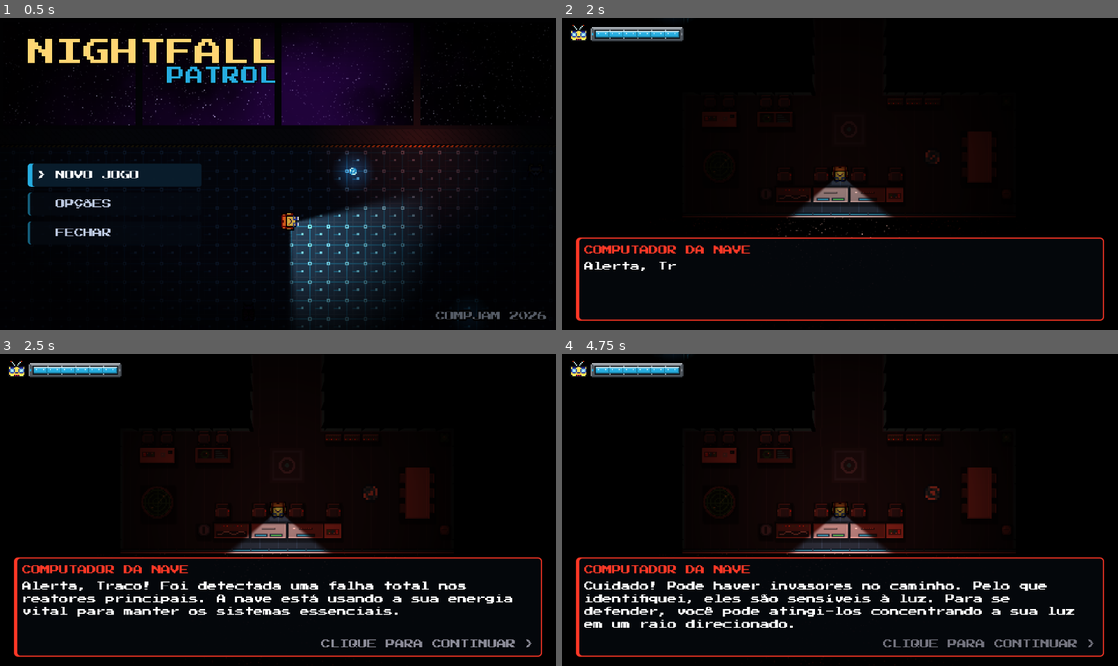
Above: before the commit, frames 1-4 (two rows, left to right).
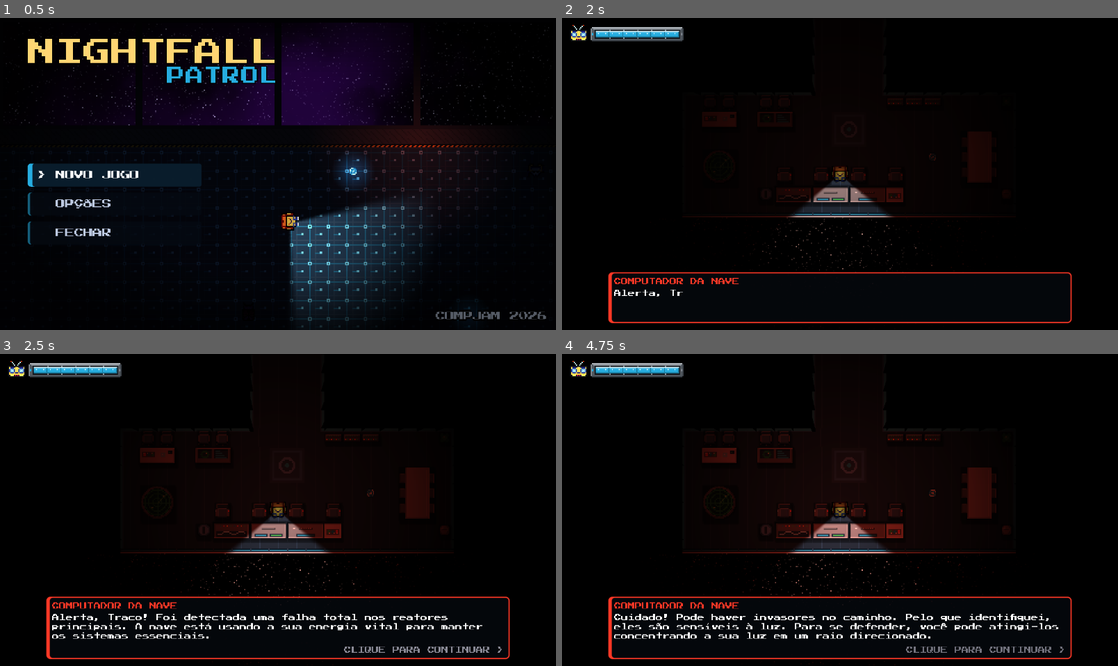
Above: after the commit, the same moments.

Repository: GabrielFinkler/compjam-2026
Game: Godot game, scene res://Scenes/menu_principal.tscn
Same seed, same stepped clock (60 frames per second), same inputs: the game is played once before the commit and once after it.
Inputs (mouse positions are in pixels of both pictures, inside the frame that each line leads up to):
- Up to frame 1 (0.5 s): no input
- Up to frame 2 (2 s): click "> NOVO JOGO" at 0.5 s; tap Enter (ui_accept) at 1.25, 1.52 s; move the mouse to (962, 158) at 1.27 s; hold D (mover_direita) from 1.28 s (still down); hold E (interagir) from 1.28 s (still down); click (962, 158) at 1.42 s
- Up to frame 3 (2.5 s): release D (mover_direita) at 2 s; release E (interagir) at 2 s; drag from (166, 525) to (372, 494) at 2.02 s
- Up to frame 4 (4.75 s): move the mouse to (895, 441) at 2.77 s; hold D (mover_direita) 2.78-3.5 s; hold Shift 2.78-3.5 s; click (895, 441) at 2.92 s; drag from (812, 572) to (673, 463) at 3.52 s; move the mouse to (1006, 556) at 4.27 s; hold A (mover_esquerda) from 4.28 s (still down); hold Q (lancar_isca) from 4.28 s (still down); click (1006, 556) at 4.42 s; tap Enter (ui_accept) at 4.52 s

Frame 1 is identical in both runs. In frame 2, 3.7% of the frame differs, in the area x 2-98%, y 0-98%; in frame 3, 7.8%; in frame 4, 8.6%.

Commit message:
arruma bugs, olhos, e melhora visibilidade

Diff:
--- a/gamejam-2026/Scenes/energia_coletavel.tscn
+++ b/gamejam-2026/Scenes/energia_coletavel.tscn
@@ -4,7 +4,7 @@
 [ext_resource type="Texture2D" path="res://Imagens/orbe_energia_spritesheet.png" id="orbe_sheet"]
 
 [sub_resource type="CircleShape2D" id="CircleShape2D_energia"]
-radius = 8.0
+radius = 5.0
 
 [sub_resource type="AtlasTexture" id="AtlasTexture_orbe0"]
 atlas = ExtResource("orbe_sheet")
@@ -89,7 +89,6 @@
 
 [node name="AnimatedSprite2D" type="AnimatedSprite2D" parent="."]
 texture_filter = 1
-scale = Vector2(2, 2)
 sprite_frames = SubResource("SpriteFrames_orbe")
 animation = &"girar"
 autoplay = "girar"
@@ -98,4 +97,4 @@
 energy = 0.0
 shadow_enabled = true
 texture = SubResource("GradientTexture2D_brilho")
-texture_scale = 1.0
+texture_scale = 0.6
--- a/gamejam-2026/Scripts/aviso.gd
+++ b/gamejam-2026/Scripts/aviso.gd
@@ -8,7 +8,8 @@
 const COR_PADRAO := Color(0.15, 0.68, 0.88)
 const TEMPO_PADRAO := 3.0
 const TEMPO_COM_FILA := 2.5 # Com outros avisos esperando, cada um fica um pouco menos na tela
-const LARGURA_MAXIMA := 300.0 # Textos maiores quebram linha em vez de sair da tela (480px)
+const LARGURA_MAXIMA := 240.0 # Textos maiores quebram linha em vez de sair da tela (480px)
+const TAMANHO_FONTE := 6 # Nítida: a tela é esticada 4x (1080p), então sai com 24 px reais
 const META_FILA := &"fila_avisos"
 
 var _pedidos: Array[Dictionary] = []
@@ -49,8 +50,8 @@
 	var centro := CenterContainer.new()
 	camada.add_child(centro)
 	centro.set_anchors_and_offsets_preset(Control.PRESET_BOTTOM_WIDE)
-	centro.offset_top = -40
-	centro.offset_bottom = -12
+	centro.offset_top = -30
+	centro.offset_bottom = -8
 	centro.grow_vertical = Control.GROW_DIRECTION_BEGIN
 	var painel := PanelContainer.new()
 	var estilo := StyleBoxFlat.new()
@@ -58,14 +59,15 @@
 	estilo.border_color = cor
 	estilo.set_border_width_all(1)
 	estilo.set_corner_radius_all(3)
-	estilo.set_content_margin_all(6)
+	estilo.set_content_margin_all(4)
 	painel.add_theme_stylebox_override("panel", estilo)
 	painel.theme = preload("res://Scripts/tema_pixel.gd").criar()
 	centro.add_child(painel)
 	var texto := Label.new()
 	texto.text = mensagem
 	texto.horizontal_alignment = HORIZONTAL_ALIGNMENT_CENTER
-	if mensagem.length() * 8 > LARGURA_MAXIMA:
+	texto.add_theme_font_size_override("font_size", TAMANHO_FONTE)
+	if mensagem.length() * TAMANHO_FONTE > LARGURA_MAXIMA:
 		texto.autowrap_mode = TextServer.AUTOWRAP_WORD_SMART
 		texto.custom_minimum_size = Vector2(LARGURA_MAXIMA, 0)
 	painel.add_child(texto)
--- a/gamejam-2026/Scripts/duto.gd
+++ b/gamejam-2026/Scripts/duto.gd
@@ -7,9 +7,13 @@
 @export var destino: Node2D ## Duto (ou qualquer ponto) onde o jogador sai
 @export var texto_prompt: String = "[E] DUTO"
 @export var tempo_escuro: float = 0.35 ## Duração do escurecimento na ida e na volta
+## Chama atenção pro duto (quando a fase depende dele): LED maior pulsando, brilho forte em
+## volta e uma plaquinha "DUTO" boiando em cima. Apaga depois do primeiro uso.
+@export var destaque: bool = false
 
 const COR_LED := Color(0.4, 0.85, 1.0)
 const ESPERA_REUSO := 0.8 # Evita que o jogador volte sem querer ao chegar
+const ENERGIA_DESTAQUE := 1.8 # Pico do brilho em volta do duto em destaque
 
 @onready var _prompt: Label = $Prompt
 @onready var _led: ColorRect = $Led
@@ -18,6 +22,8 @@
 var _jogador_perto: bool = false
 var _em_uso: bool = false
 var _bloqueado_ate: float = 0.0
+var _destaque_nos: Array[Node] = [] # Brilho e plaquinha: somem depois do 1º uso
+var _pulso_destaque: Tween
 
 
 func _ready() -> void:
@@ -30,6 +36,67 @@
 	pisca.tween_property(_led, "modulate:a", 1.0, 0.9)
 	body_entered.connect(_on_body_entered)
 	body_exited.connect(_on_body_exited)
+	if destaque:
+		_criar_destaque()
+
+
+func _criar_destaque() -> void:
+	# LED do tamanho do dos terminais, crescendo e encolhendo
+	_led.offset_left = -2
+	_led.offset_top = -2
+	_led.offset_right = 2
+	_led.offset_bottom = 2
+	_led.pivot_offset = Vector2(2, 2)
+
+	var gradiente := Gradient.new()
+	gradiente.set_color(0, Color.WHITE)
+	gradiente.set_color(1, Color(1, 1, 1, 0))
+	var textura := GradientTexture2D.new()
+	textura.gradient = gradiente
+	textura.width = 64
+	textura.height = 64
+	textura.fill = GradientTexture2D.FILL_RADIAL
+	textura.fill_from = Vector2(0.5, 0.5)
+	textura.fill_to = Vector2(1.0, 0.5)
+	var brilho := PointLight2D.new()
+	brilho.texture = textura
+	brilho.texture_scale = 1.3 # ~40 px de raio: dá pra ver de longe no escuro
+	brilho.color = COR_LED
+	brilho.energy = 0.4
+	add_child(brilho)
+
+	var placa := Label.new()
+	placa.text = "DUTO"
+	placa.theme = _prompt.theme
+	placa.material = _prompt.material # Brilha sozinha, igual ao prompt
+	placa.z_index = 5
+	placa.horizontal_alignment = HORIZONTAL_ALIGNMENT_CENTER
+	placa.add_theme_color_override("font_color", COR_LED)
+	placa.add_theme_color_override("font_outline_color", Color.BLACK)
+	placa.add_theme_constant_override("outline_size", 3)
+	placa.mouse_filter = Control.MOUSE_FILTER_IGNORE
+	placa.position = Vector2(-48, -30)
+	placa.size = Vector2(96, 10)
+	add_child(placa)
+
+	_pulso_destaque = create_tween().set_loops()
+	_pulso_destaque.tween_property(brilho, "energy", ENERGIA_DESTAQUE, 0.6).set_trans(Tween.TRANS_SINE)
+	_pulso_destaque.parallel().tween_property(_led, "scale", Vector2(1.6, 1.6), 0.6).set_trans(Tween.TRANS_SINE)
+	_pulso_destaque.parallel().tween_property(placa, "position:y", -34.0, 0.6).set_trans(Tween.TRANS_SINE)
+	_pulso_destaque.tween_property(brilho, "energy", 0.4, 0.6).set_trans(Tween.TRANS_SINE)
+	_pulso_destaque.parallel().tween_property(_led, "scale", Vector2.ONE, 0.6).set_trans(Tween.TRANS_SINE)
+	_pulso_destaque.parallel().tween_property(placa, "position:y", -30.0, 0.6).set_trans(Tween.TRANS_SINE)
+	_destaque_nos = [brilho, placa]
+
+
+func _apagar_destaque() -> void:
+	if _destaque_nos.is_empty():
+		return
+	_pulso_destaque.kill()
+	for no in _destaque_nos:
+		no.queue_free()
+	_destaque_nos.clear()
+	_led.scale = Vector2.ONE
 
 
 func _unhandled_input(event: InputEvent) -> void:
@@ -42,6 +109,7 @@
 
 func _atravessar() -> void:
 	_em_uso = true
+	_apagar_destaque()
 	var jogador := _jogador
 	jogador.controle_bloqueado = true
 	var camada := CanvasLayer.new()
@@ -80,9 +148,17 @@
 		_jogador = body
 		_jogador_perto = true
 		_prompt.visible = destino != null
+		_mostrar_placa(false) # O prompt "[E] DUTO" aparece no mesmo lugar da plaquinha
 
 
 func _on_body_exited(body: Node2D) -> void:
 	if body.is_in_group("jogador"):
 		_jogador_perto = false
 		_prompt.visible = false
+		_mostrar_placa(true)
+
+
+func _mostrar_placa(mostrar: bool) -> void:
+	for no in _destaque_nos:
+		if no is Label:
+			no.visible = mostrar
--- a/gamejam-2026/Scripts/historia.gd
+++ b/gamejam-2026/Scripts/historia.gd
@@ -15,6 +15,7 @@
 const NOME := "COMPUTADOR DA NAVE"
 const COR_ALERTA := Color(1.0, 0.22, 0.15)
 const LETRAS_POR_SEGUNDO := 45.0
+const TAMANHO_FONTE := 6 # Nítida: a tela é esticada 4x (1080p), então sai com 24 px reais
 const TEMPO_ENTRADA := 1.2 # Tela clareando do preto antes da primeira fala
 const CHAVE_VISTA := &"historia_fase1_vista" # Guardada no root: sobrevive ao reload da cena ao morrer
 
@@ -126,9 +127,9 @@
 	_painel = PanelContainer.new()
 	_painel.theme = preload("res://Scripts/tema_pixel.gd").criar()
 	_painel.set_anchors_preset(Control.PRESET_BOTTOM_WIDE)
-	_painel.offset_left = 12
-	_painel.offset_right = -12
-	_painel.offset_bottom = -8
+	_painel.offset_left = 40
+	_painel.offset_right = -40
+	_painel.offset_bottom = -6
 	_painel.grow_vertical = Control.GROW_DIRECTION_BEGIN
 	_painel.visible = false
 	var estilo := StyleBoxFlat.new()
@@ -137,23 +138,25 @@
 	estilo.set_border_width_all(1)
 	estilo.border_width_left = 3
 	estilo.set_corner_radius_all(3)
-	estilo.set_content_margin_all(7)
+	estilo.set_content_margin_all(5)
 	_painel.add_theme_stylebox_override("panel", estilo)
 	add_child(_painel)
 
 	var caixa := VBoxContainer.new()
-	caixa.add_theme_constant_override("separation", 6)
+	caixa.add_theme_constant_override("separation", 4)
 	_painel.add_child(caixa)
 
 	var nome := Label.new()
 	nome.text = NOME
 	nome.add_theme_color_override("font_color", COR_ALERTA)
+	nome.add_theme_font_size_override("font_size", TAMANHO_FONTE)
 	caixa.add_child(nome)
 
 	_texto = Label.new()
 	_texto.autowrap_mode = TextServer.AUTOWRAP_WORD_SMART
-	_texto.custom_minimum_size = Vector2(0, 44) # 4 linhas: a caixa não muda de tamanho entre falas
-	_texto.add_theme_constant_override("line_spacing", 3)
+	_texto.custom_minimum_size = Vector2(0, 24) # 3 linhas: a caixa não muda de tamanho entre falas
+	_texto.add_theme_font_size_override("font_size", TAMANHO_FONTE)
+	_texto.add_theme_constant_override("line_spacing", 2)
 	# Quebra as linhas pelo texto inteiro: as palavras não pulam de linha enquanto aparecem
 	_texto.visible_characters_behavior = TextServer.VC_CHARS_AFTER_SHAPING
 	caixa.add_child(_texto)
@@ -162,6 +165,7 @@
 	_seta.text = "CLIQUE PARA CONTINUAR >"
 	_seta.horizontal_alignment = HORIZONTAL_ALIGNMENT_RIGHT
 	_seta.add_theme_color_override("font_color", Color(0.6, 0.6, 0.65))
+	_seta.add_theme_font_size_override("font_size", TAMANHO_FONTE)
 	caixa.add_child(_seta)
 	var pisca := create_tween().set_loops()
 	pisca.tween_property(_seta, "modulate:a", 0.3, 0.5)
--- a/gamejam-2026/Scripts/tutorial.gd
+++ b/gamejam-2026/Scripts/tutorial.gd
@@ -109,20 +109,20 @@
 func _criar_interface() -> void:
 	painel = PanelContainer.new()
 	painel.set_anchors_preset(Control.PRESET_CENTER_TOP)
-	# Meia-largura 130 numa tela de 480: não encosta no HUD do canto superior esquerdo (termina em x=105)
-	painel.offset_left = -130
-	painel.offset_right = 130
+	# Meia-largura 110 numa tela de 480: não encosta no HUD do canto superior esquerdo (termina em x=105)
+	painel.offset_left = -110
+	painel.offset_right = 110
 	painel.offset_top = 6
 	painel.grow_horizontal = Control.GROW_DIRECTION_BOTH
 	var estilo := StyleBoxFlat.new()
 	estilo.bg_color = Color(0, 0, 0, 0.7)
 	estilo.set_corner_radius_all(3)
-	estilo.set_content_margin_all(6)
+	estilo.set_content_margin_all(4)
 	painel.add_theme_stylebox_override("panel", estilo)
 	add_child(painel)
 
 	texto = Label.new()
 	texto.autowrap_mode = TextServer.AUTOWRAP_WORD_SMART
 	texto.horizontal_alignment = HORIZONTAL_ALIGNMENT_CENTER
-	texto.add_theme_font_size_override("font_size", 8)
+	texto.add_theme_font_size_override("font_size", 6)
 	painel.add_child(texto)
Not shown, changed: gamejam-2026/Scenes/fase4.tscn
